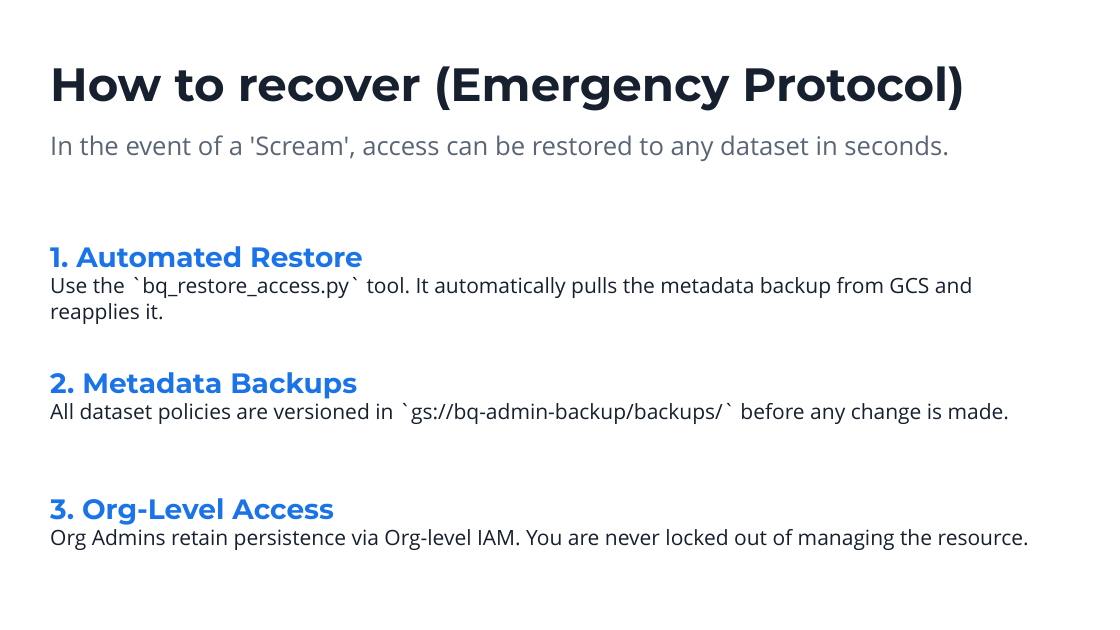
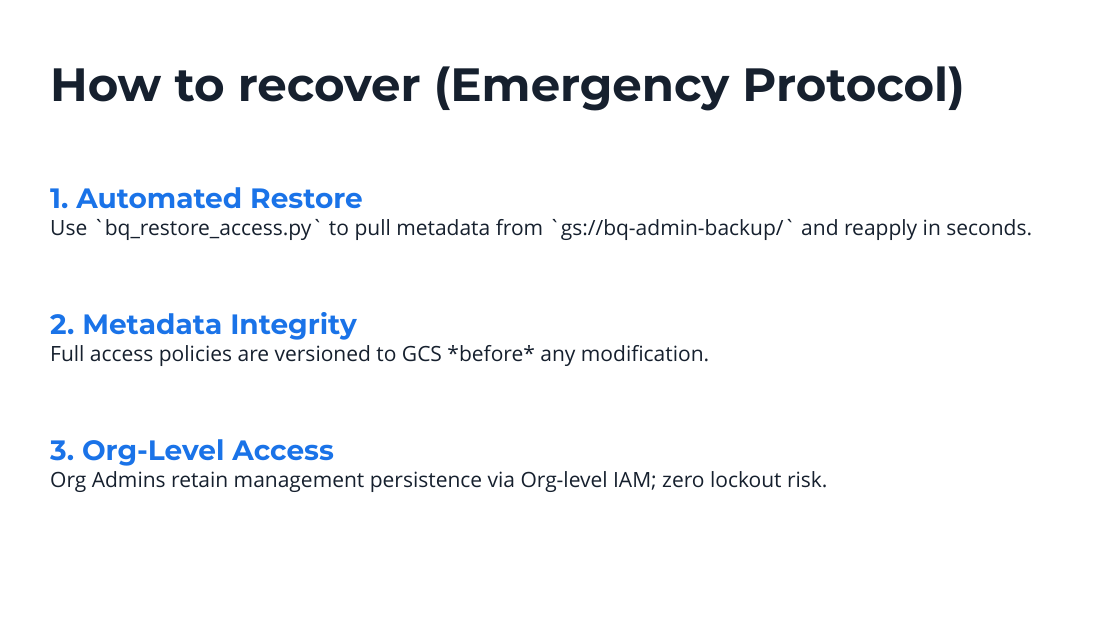
Before and after one commit to alandoddthg/bq-housekeeping, a slide deck: slide 2 of BigQuery_Housekeeping_Process.pptx (slide 3 before the commit). Drawn at 1120x630 pixels with LibreOffice and Linux fonts; fonts in the diff are those of the drawing. Boxes give left, top, right and bottom in pixels: in the first picture for what was removed or moved away, otherwise in the second. Text is boxed around its words. In the diff, an @@ line names an element or a change of style, - is before the commit and + after.

```diff
--- a/BigQuery_Housekeeping_Process.pptx
+++ b/BigQuery_Housekeeping_Process.pptx
@@ text removed at (x1=50, y1=135, x2=949, y2=161) @@
-In the event of a 'Scream', access can be restored to any dataset in seconds.
@@ text "1. Automated Restore" moved from (x1=50, y1=246, x2=363, y2=268) to (x1=50, y1=187, x2=363, y2=209) @@
@@ text added at (x1=50, y1=219, x2=1032, y2=240), 18 pt, text #16202E @@
+Use `bq_restore_access.py` to pull metadata from `gs://bq-admin-backup/` and reapply in seconds.
@@ text at (x1=50, y1=312, x2=357, y2=340): text changed; size 18 to 24 pt; font Open Sans to Montserrat; text colour #16202E to #1A73E8; bold on @@
-Use the `bq_restore_access.py` tool. It automatically pulls the metadata backup from GCS and reapplies it.
+2. Metadata Integrity
@@ text at (x1=50, y1=345, x2=709, y2=366): text changed; size 24 to 18 pt; font Montserrat to Open Sans; text colour #1A73E8 to #16202E; bold off @@
-2. Metadata Backups
+Full access policies are versioned to GCS *before* any modification.
@@ text "3. Org-Level Access" moved from (x1=50, y1=498, x2=333, y2=525) to (x1=50, y1=439, x2=333, y2=466) @@
@@ text removed at (x1=50, y1=403, x2=1009, y2=424) @@
-All dataset policies are versioned in `gs://bq-admin-backup/backups/` before any change is made.
@@ text at (x1=50, y1=471, x2=827, y2=492): text changed @@
-Org Admins retain persistence via Org-level IAM. You are never locked out of managing the resource.
+Org Admins retain management persistence via Org-level IAM; zero lockout risk.
```
Also in this commit, not shown: 3 slides added, 3 slides removed, 6 other files.
